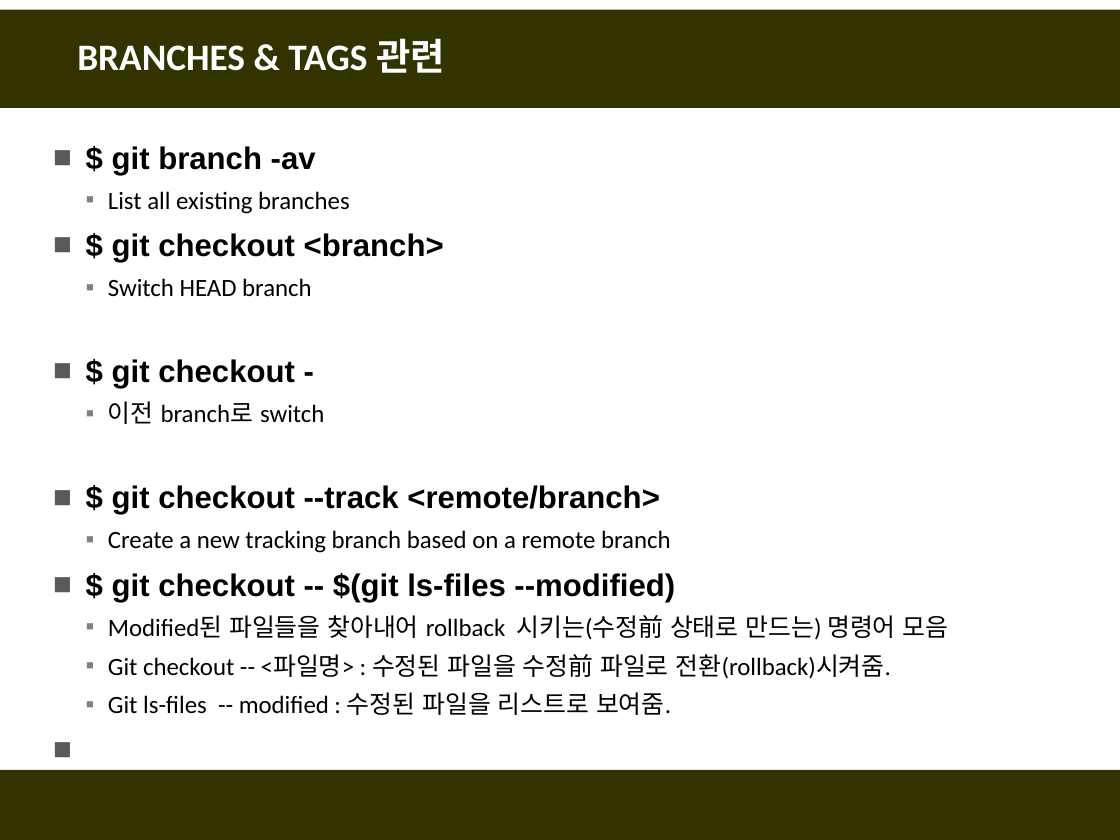
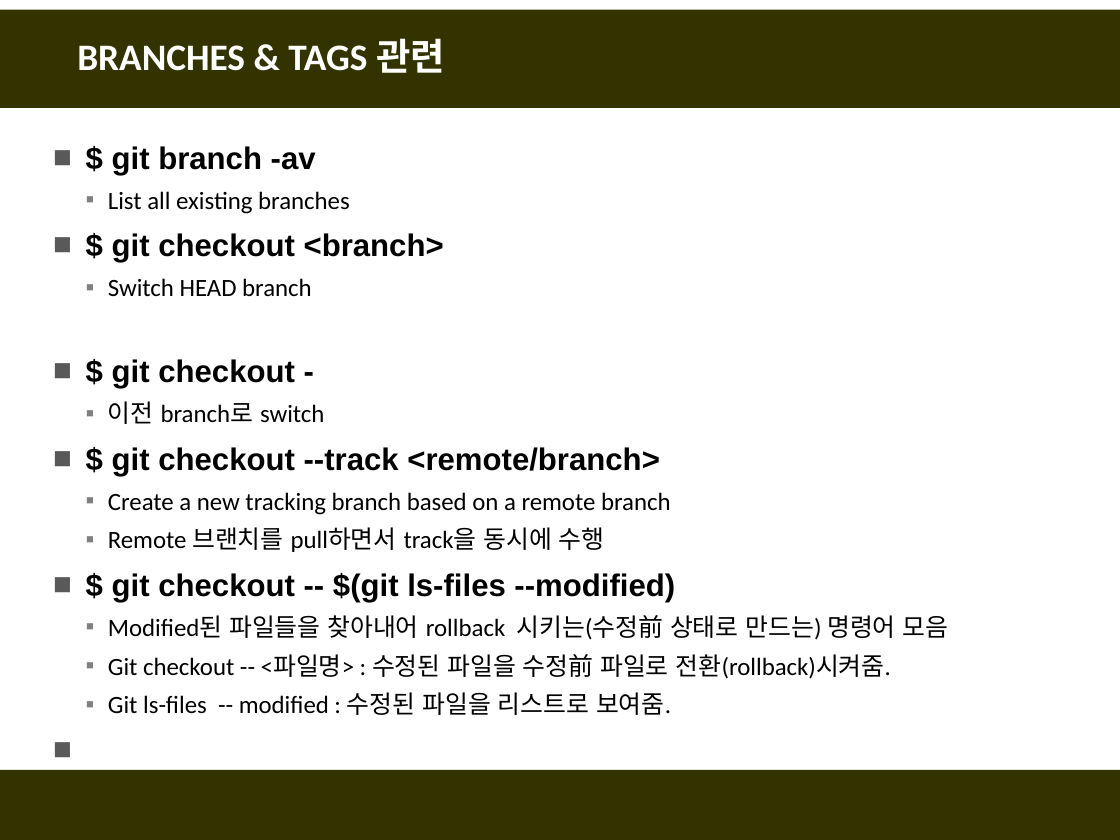
Before and after one commit to fasthill/github-lecture, a slide deck: slide 8 of git및github첫걸음11-명령어모음.pptx. Drawn at 1120x840 pixels with LibreOffice and Linux fonts; fonts in the diff are those of the drawing. Boxes give left, top, right and bottom in pixels: in the first picture for what was removed or moved away, otherwise in the second. Text is boxed around its words. In the diff, an @@ line names an element or a change of style, - is before the commit and + after.

```diff
--- a/git및github첫걸음11-명령어모음.pptx
+++ b/git및github첫걸음11-명령어모음.pptx
@@ text at bbox=[108, 527, 605, 552]: paragraph added @@
+  ▪ Remote 브랜치를 pull하면서 track을 동시에 수행
```
